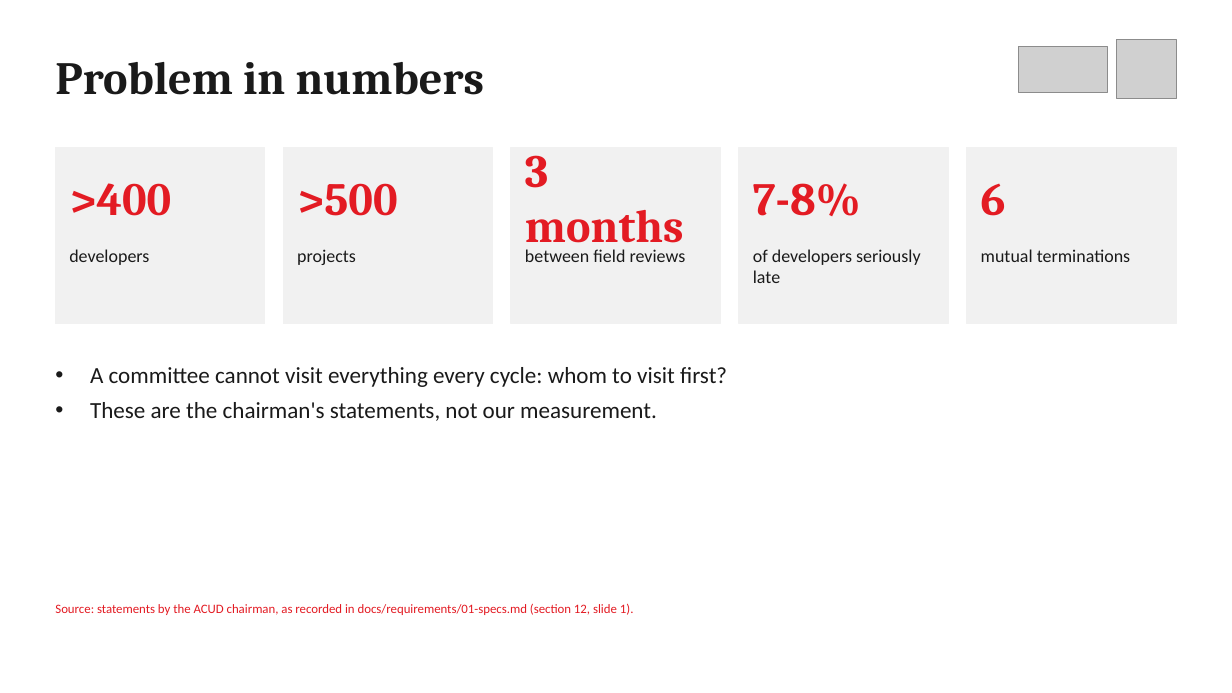
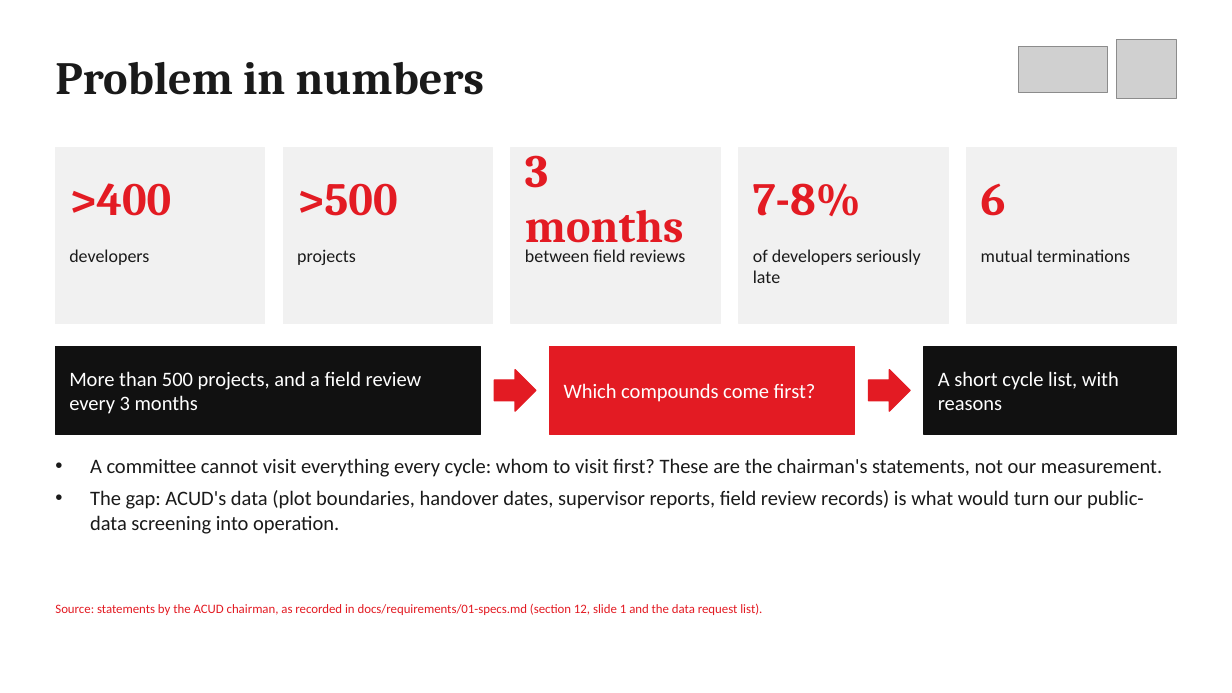
Before and after one commit to elsayedelmandoh/spaceeye-geoai, a slide deck: slide 2 of docs/deliverables/01-presentation/presentation.pptx. Drawn at 1232x693 pixels with LibreOffice and Linux fonts; fonts in the diff are those of the drawing; grey boxes stand for pictures. Boxes give left, top, right and bottom in pixels: in the first picture for what was removed or moved away, otherwise in the second. Text is boxed around its words. In the diff, an @@ line names an element or a change of style, - is before the commit and + after.

Commit message:
docs: deck gets dashboard screenshots, infographics and more detail per slide

```diff
--- a/docs/deliverables/01-presentation/presentation.pptx
+++ b/docs/deliverables/01-presentation/presentation.pptx
@@ rectangle added at (55, 347, 481, 434), fill #111111, outline #111111 1 pt @@
@@ rectangle added at (550, 347, 855, 434), fill #E31B23, outline #E31B23 1 pt @@
@@ rectangle added at (924, 347, 1177, 434), fill #111111, outline #111111 1 pt @@
@@ text added at (69, 371, 422, 414), 16 pt, text #FFFFFF @@
+More than 500 projects, and a field review every 3 months
@@ right arrow added at (494, 370, 536, 411), fill #E31B23, outline #E31B23 1 pt @@
@@ text added at (564, 383, 816, 402), 16 pt, text #FFFFFF @@
+Which compounds come first?
@@ right arrow added at (869, 370, 910, 411), fill #E31B23, outline #E31B23 1 pt @@
@@ text added at (938, 371, 1119, 410), 16 pt, text #FFFFFF @@
+A short cycle list, with reasons
@@ text at (90, 458, 1162, 534): text changed; size 18 to 16 pt @@
-• A committee cannot visit everything every cycle: whom to visit first?
-• These are the chairman's statements, not our measurement.
+• A committee cannot visit everything every cycle: whom to visit first? These are the chairman's statements, not our measurement.
+• The gap: ACUD's data (plot boundaries, handover dates, supervisor reports, field review records) is what would turn our public-data screening into operation.
@@ text at (55, 604, 762, 615): text changed @@
-Source: statements by the ACUD chairman, as recorded in docs/requirements/01-specs.md (section 12, slide 1).
+Source: statements by the ACUD chairman, as recorded in docs/requirements/01-specs.md (section 12, slide 1 and the data request list).
```
Also in this commit, not shown: 9 other slides changed, 8 other files.
